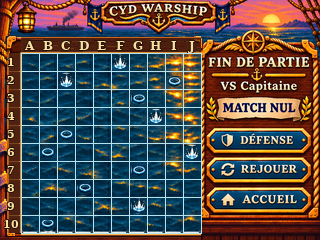
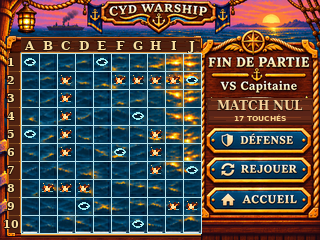
Two versions of the same layered image (320 x 240). Layer-by-layer changes:
renamed "Repères géométriques (masqués)" to "Composite final (voir source SVG pour édition par objet)", showed it, painted on it over (24, 54, 313, 233)
renamed "Illustration native (raster aplati)" to "Décor original — référence conservée", hid it over (24, 54, 313, 233)
